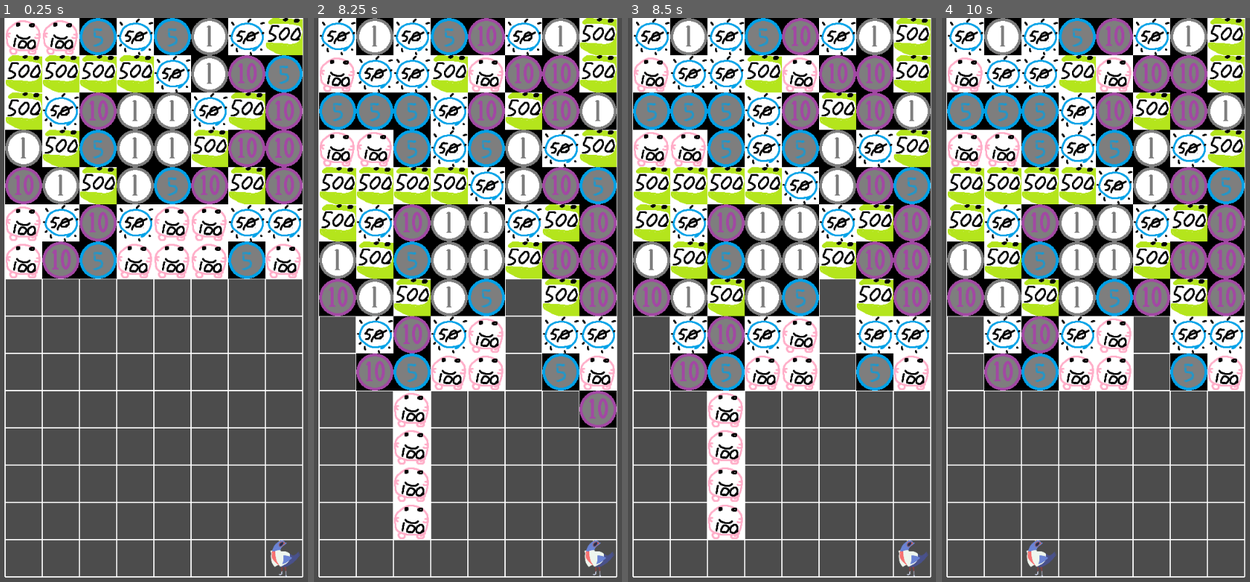
Above: before the commit, frames 1-4 (left to right).
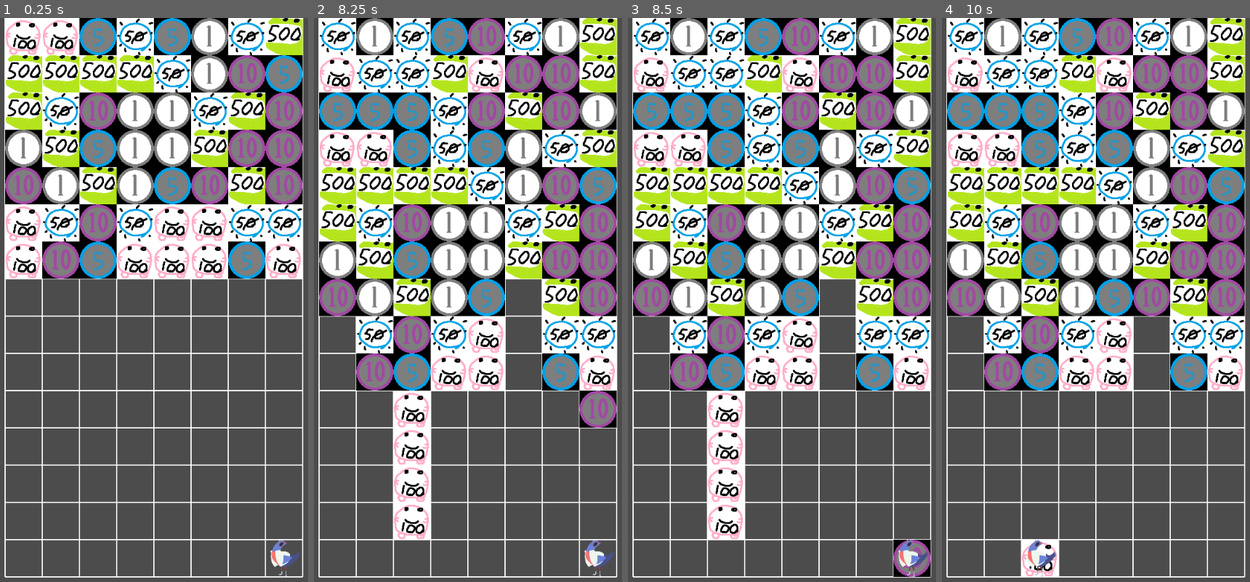
Above: after the commit, the same moments.

Repository: Alexzander-Stone/Money-Exchanger-Godot
Game: Godot game, scene res://Game.tscn
Same seed, same stepped clock (60 frames per second), same inputs: the game is played once before the commit and once after it.
Inputs:
- Up to frame 1 (0.25 s): no input
- Up to frame 2 (8.25 s): tap Enter at 0.5 s; hold Right (ui_right) 0.53-1.28 s; tap X (deselect_coin) at 0.6, 1.55, 2.1, 3.05, 3.6, 4.55, 5.1, 6.05, 6.6, 7.55, 8.1 s; tap Z (select_coin) at 0.8, 1.35, 2.3, 2.85, 3.8, 4.35, 5.3, 5.85, 6.8, 7.35 s; hold Down (ui_down) 1.28-2.03 s; hold Right (ui_right) 2.03-2.78 s; hold Up (ui_up) 2.78-3.53 s; hold Left (ui_left) 3.53-5.03 s; hold Down (ui_down) 5.03-5.78 s; hold Right (ui_right) 5.78-6.53 s; hold Up (ui_up) 6.53-7.28 s; hold Right (ui_right) 7.28-8.03 s; hold Down (ui_down) from 8.03 s (still down)
- Up to frame 3 (8.5 s): keep holding Down (ui_down); tap Z (select_coin) at 8.3 s
- Up to frame 4 (10 s): release Down (ui_down) at 8.78 s; hold Left (ui_left) 8.78-9.53 s; tap Z (select_coin) at 8.85, 9.8 s; tap X (deselect_coin) at 9.05, 9.6 s; hold Up (ui_up) from 9.53 s (still down)

Frames 1-2 are identical in both runs. In frame 3, 0.6% of the frame differs, in the area x 86-99%, y 92-100%; in frame 4, 0.5%.
Error before the commit: Invalid get index '0' (on base: 'Array'). (res://Grid.gd:397)

Commit message:
Removed boolean for movement check.
Replaced with a method to receive the coin's current state name.

Diff:
--- a/Coin.gd
+++ b/Coin.gd
@@ -12,7 +12,6 @@
 # State Machine, Pushdown automata
 var current_state
 var current_sprite
-var is_moving = false
 var is_selected = false
 var grid_position = Vector2()
 var target_direction = Vector2()
@@ -46,7 +45,6 @@
 
 func move_to_pos(worldPos, dir):
 	grid_position = worldPos
-	is_moving = true
 
 # Update the value of the coin, and it's appearance.
 func change_coin_value(typ, val, sprite):
@@ -63,3 +61,6 @@
 func end_death():
 	# Inform grid that coin is ready for death.
 	is_dead = true
+
+func current_state_name():
+	return $StateMachine.current_state.name
--- a/Grid.gd
+++ b/Grid.gd
@@ -162,7 +162,7 @@
 # Release the coins above the passed pos. Empties the inventory when finished. Coin combinations will check during this step.
 # Can only release coins if they have reached the bottom of the grid.
 func deselect_coins(playerPos):
-	if inventory_queue[0].is_moving:
+	if inventory_queue[0].current_state_name() == "Move":
 		return false
 	# Find the the top-most open slot for the initial coin.
 	var coinGridPos = world_to_map(playerPos)
@@ -393,9 +393,10 @@
 	#print(str(grid[0][2]) + " | " + str(grid[1][2]) + " | " + str(grid[2][2]) + " | " + str(grid[3][2]))
 	#print(str(grid[0][3]) + " | " + str(grid[1][3]) + " | " + str(grid[2][3]) + " | " + str(grid[3][3]))
 	#print("-------------------------\n")
-	print(inventory_queue.size())
-	print(inventory_queue[0].position)
-	print(inventory_queue[0].is_selected)
+	#print(inventory_queue.size())
+	#print(inventory_queue[0].position)
+	#print(inventory_queue[0].is_selected)
+	pass
 
 class VerticalSorter:
 	static func descending_sort(a, b):
--- a/Idle.gd
+++ b/Idle.gd
@@ -13,3 +13,10 @@
 	if owner.grid_position != owner.position:
 		# Finished with current state, go to move state.
 		emit_signal("finished", "move")
+		# This return may cause issues with coins that are immediately placed in the correct spot.
+		return
+
+	# Hide coin when reaching bottom of grid while selected.
+	# Need to create hidden state.
+	if owner.is_selected:
+			owner.finalize_inventory()
--- a/Move.gd
+++ b/Move.gd
@@ -33,16 +33,9 @@
 
 	if abs(velocity.x) > distance_to_target.x:
 		velocity.x = distance_to_target.x * target_direction.x
-		owner.is_moving = false
 	if abs(velocity.y) > distance_to_target.y:
 		velocity.y = distance_to_target.y * target_direction.y
-		owner.is_moving = false
 	owner.position += velocity
-
-	# Hide coin when reaching bottom of grid while selected.
-	# Need to create hidden state.
-	if owner.is_selected && !owner.is_moving:
-			owner.finalize_inventory()
 
 func update_target_direction(pos, g_pos):
 	if pos > g_pos:
